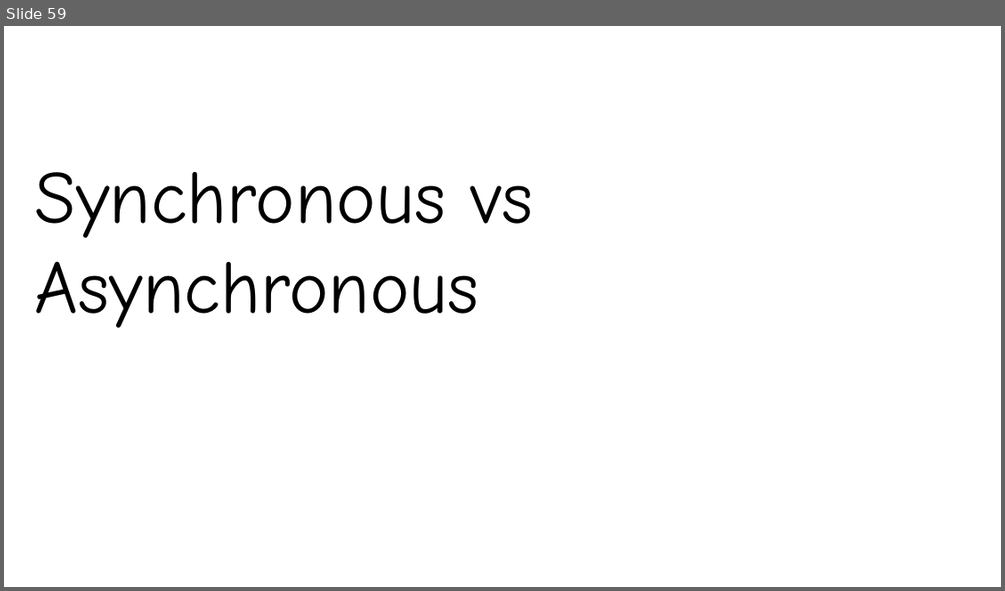
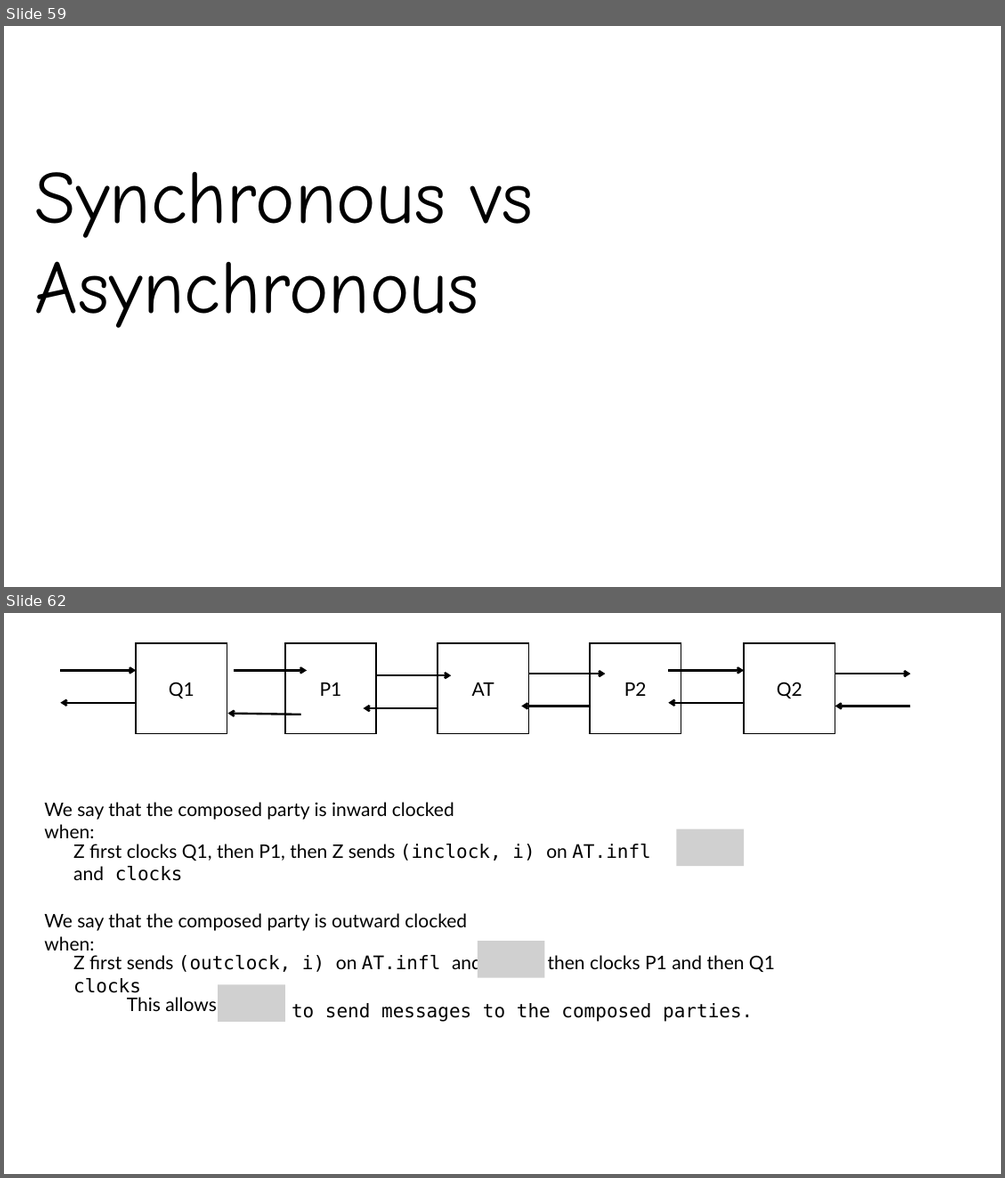
Before and after one commit to privacy-iitk/cs714-26-Winter, a slide deck: Chapter4.pptx. Shown one above the other, each under a label of ours: slide 59 before the commit, slides 59 and 62 after it; the slides between them are not shown. The pictures are 1005x591 and 1005x1178 pixels, drawn with LibreOffice and Linux fonts; fonts in the diff are those of the drawing; grey boxes stand for pictures. Boxes give left, top, right and bottom in pixels: in the first picture for what was removed or moved away, otherwise in the second. Text is boxed around its words. In the diff, an @@ line names an element or a change of style, - is before the commit and + after.

```diff
--- a/Chapter4.pptx
+++ b/Chapter4.pptx
@@ slide 62 added at (4,613,1001,1174), background #FFFFFF @@
@@ group added at (60,643,910,733): 4 arrows, 2 rectangles @@
+Q2
+Q1
@@ rectangle added at (285,643,376,733), fill #FFFFFF, outline #000000 1.5 pt, 18 pt, text #000000 @@
+P1
@@ rectangle added at (437,643,529,733), fill #FFFFFF, outline #000000 1.5 pt, 18 pt, text #000000 @@
+AT
@@ rectangle added at (590,643,680,733), fill #FFFFFF, outline #000000 1.5 pt, 18 pt, text #000000 @@
+P2
@@ arrow added from (234, 671) to (307, 671), #000000 2 pt @@
@@ arrow added from (376, 676) to (451, 676), #000000 2 pt @@
@@ arrow added from (530, 674) to (606, 674), #000000 2 pt @@
@@ arrow added from (668, 671) to (744, 671), #000000 2 pt @@
@@ arrow added from (301, 714) to (227, 714), #000000 2 pt @@
@@ arrow added from (437, 708) to (363, 708), #000000 2 pt @@
@@ arrow added from (590, 706) to (521, 706), #000000 2 pt @@
@@ arrow added from (744, 703) to (668, 703), #000000 2 pt @@
@@ text added at (44,802,454,819), 18 pt, text #000000 @@
+We say that the composed party is inward clocked when:
@@ text added at (73,844,650,881), 18 pt, text #000000 @@
+Z first clocks Q1, then P1, then Z sends (inclock, i) on AT.infl and clocks
@@ picture added at (676,829,744,866) @@
@@ text added at (44,913,467,931), 18 pt, text #000000 @@
+We say that the composed party is outward clocked when:
@@ text added at (73,953,482,973), 18 pt, text #000000 @@
+Z first sends (outclock, i) on AT.infl and clocks
@@ picture added at (477,941,544,977) @@
@@ text added at (548,955,775,972), 18 pt, text #000000 @@
+then clocks P1 and then Q1
@@ picture added at (218,985,285,1022) @@
@@ text added at (127,997,217,1011), 18 pt, text #000000 @@
+This allows
@@ text added at (291,1003,752,1022), 18 pt, text #000000 @@
+to send messages to the composed parties.
```
Also in this commit, not shown: 1 slide changed, 10 other slides added, 1 other file.
